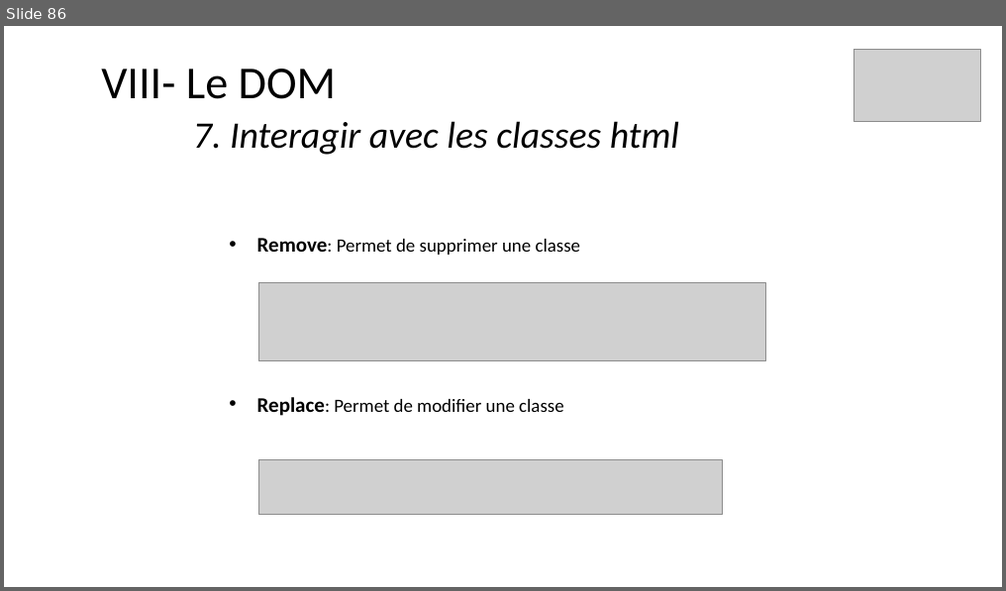
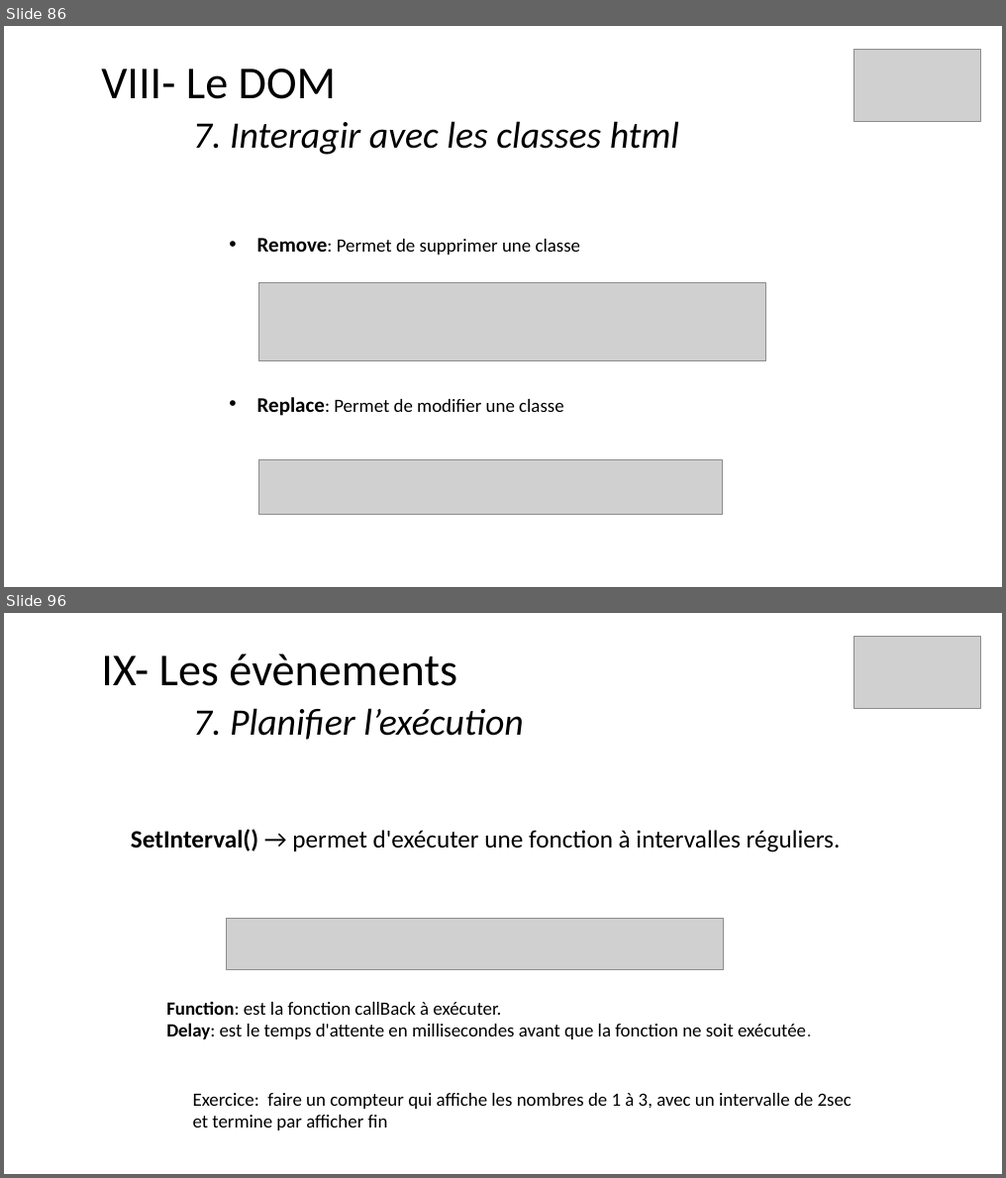
Before and after one commit to ArMb57/JavaScript, a slide deck: cours.pptx. Shown one above the other, each under a label of ours: slide 86 before the commit, slides 86 and 96 after it; the slides between them are not shown. The pictures are 1006x591 and 1006x1178 pixels, drawn with LibreOffice and Linux fonts; fonts in the diff are those of the drawing; grey boxes stand for pictures. Boxes give left, top, right and bottom in pixels: in the first picture for what was removed or moved away, otherwise in the second. Text is boxed around its words. In the diff, an @@ line names an element or a change of style, - is before the commit and + after.

```diff
--- a/cours.pptx
+++ b/cours.pptx
@@ slide 96 added at (x1=4, y1=613, x2=1002, y2=1174), background #FFFFFF @@
@@ picture added at (x1=853, y1=636, x2=981, y2=708) @@
@@ title added at (x1=101, y1=654, x2=524, y2=740), 36 pt, text #000000, italic @@
+IX- Les évènements
+7. Planifier l’exécution
@@ text added at (x1=131, y1=829, x2=841, y2=853), 24 pt, text #000000 @@
+SetInterval() → permet d'exécuter une fonction à intervalles réguliers.
@@ picture added at (x1=226, y1=919, x2=724, y2=970) @@
@@ text added at (x1=166, y1=1001, x2=811, y2=1040), 18 pt, text #000000 @@
+Function: est la fonction callBack à exécuter.
+Delay: est le temps d'attente en millisecondes avant que la fonction ne soit exécutée.
@@ text added at (x1=193, y1=1093, x2=851, y2=1131), 18 pt, text #000000 @@
+Exercice: faire un compteur qui affiche les nombres de 1 à 3, avec un intervalle de 2sec et termine par afficher fin
```
Also in this commit, not shown: 9 other slides added.
